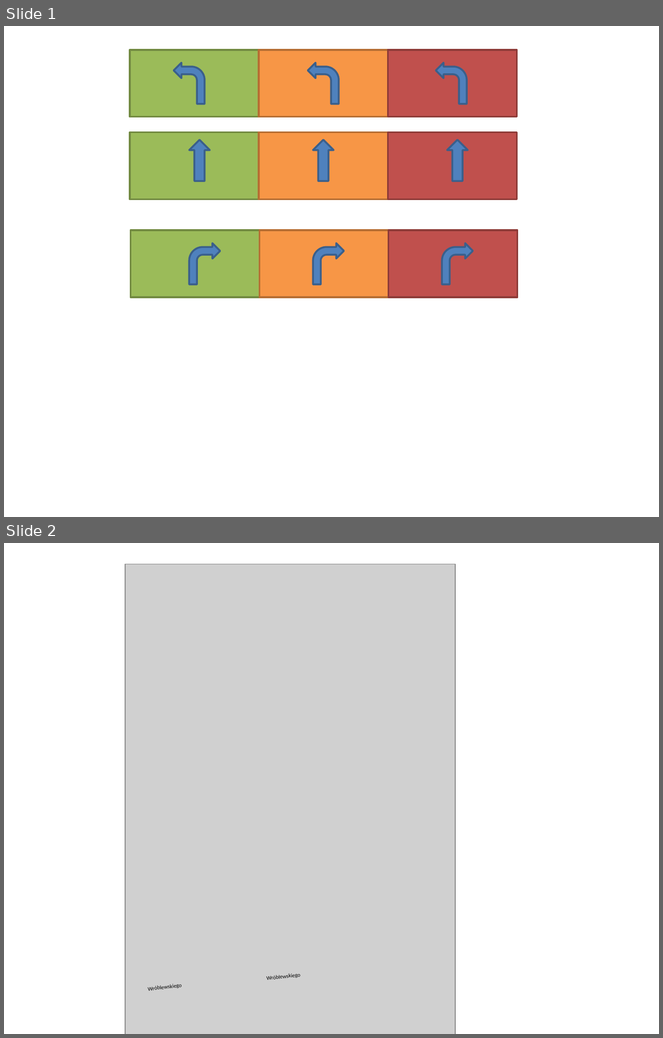
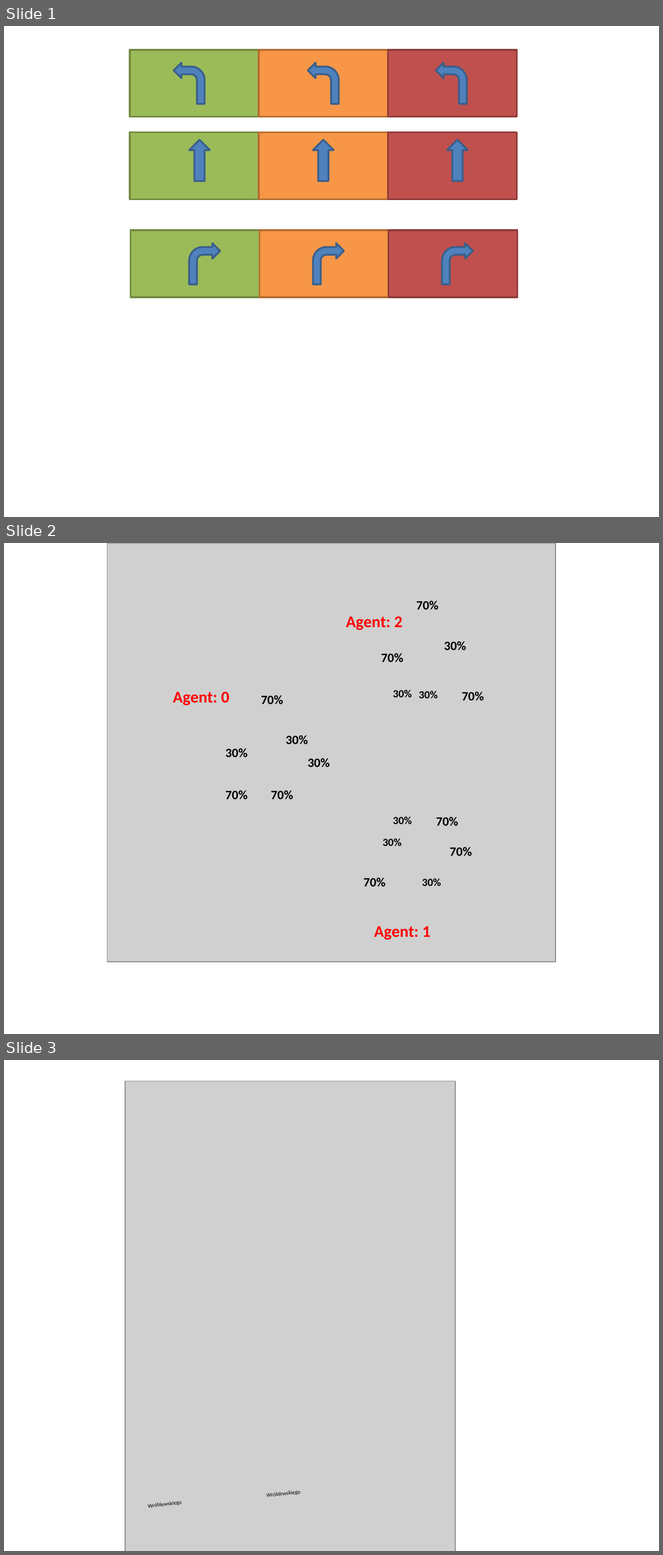
Before and after one commit to johny1614/magazyn, a slide deck: obrazy.pptx. Shown one above the other, each under a label of ours: slides 1 and 2 before the commit, slides 1, 2 and 3 after it. The pictures are 663x1038 and 663x1555 pixels, drawn with LibreOffice and Linux fonts; fonts in the diff are those of the drawing; grey boxes stand for pictures. Boxes give left, top, right and bottom in pixels: in the first picture for what was removed or moved away, otherwise in the second. Text is boxed around its words. In the diff, an @@ line names an element or a change of style, - is before the commit and + after.

```diff
--- a/obrazy.pptx
+++ b/obrazy.pptx
@@ slide 2 added at box(4, 543, 659, 1034), background #FFFFFF @@
@@ picture added at box(107, 543, 556, 962) @@
@@ text added at box(416, 601, 439, 610), 14 pt, text #000000, bold @@
+70%
@@ text added at box(346, 616, 403, 630), 18 pt, text #FF0000, bold @@
+Agent: 2
@@ text added at box(444, 641, 466, 650), 14 pt, text #000000, bold @@
+30%
@@ text added at box(381, 653, 403, 662), 14 pt, text #000000, bold @@
+70%
@@ text added at box(173, 692, 230, 706), 18 pt, text #FF0000, bold @@
+Agent: 0
@@ text added at box(261, 695, 283, 704), 14 pt, text #000000, bold @@
+70%
@@ text added at box(393, 690, 412, 697), 12 pt, text #000000, bold @@
+30%
@@ text added at box(419, 691, 438, 698), 12 pt, text #000000, bold @@
+30%
@@ text added at box(462, 692, 484, 701), 14 pt, text #000000, bold @@
+70%
@@ text added at box(286, 735, 308, 744), 14 pt, text #000000, bold @@
+30%
@@ text added at box(226, 748, 248, 757), 14 pt, text #000000, bold @@
+30%
@@ text added at box(308, 758, 330, 767), 14 pt, text #000000, bold @@
+30%
@@ text added at box(226, 791, 248, 799), 14 pt, text #000000, bold @@
+70%
@@ text added at box(271, 791, 293, 799), 14 pt, text #000000, bold @@
+70%
@@ text added at box(393, 817, 412, 824), 12 pt, text #000000, bold @@
+30%
@@ text added at box(436, 817, 458, 826), 14 pt, text #000000, bold @@
+70%
@@ text added at box(383, 838, 402, 846), 12 pt, text #000000, bold @@
+30%
@@ text added at box(450, 847, 472, 856), 14 pt, text #000000, bold @@
+70%
@@ text added at box(363, 878, 386, 887), 14 pt, text #000000, bold @@
+70%
@@ text added at box(422, 878, 441, 886), 12 pt, text #000000, bold @@
+30%
@@ text added at box(374, 926, 431, 940), 18 pt, text #FF0000, bold @@
+Agent: 1
@@ what was slide 2 is now slide 3 @@
```
Also in this commit, not shown: 13 other files.
